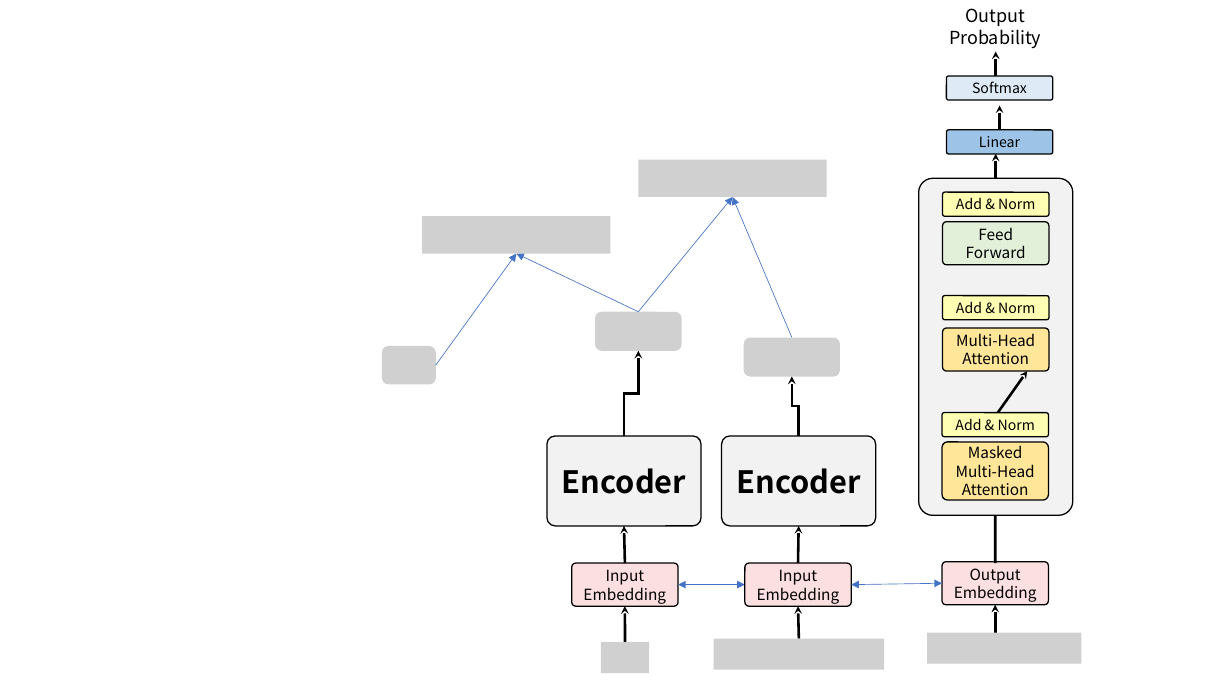
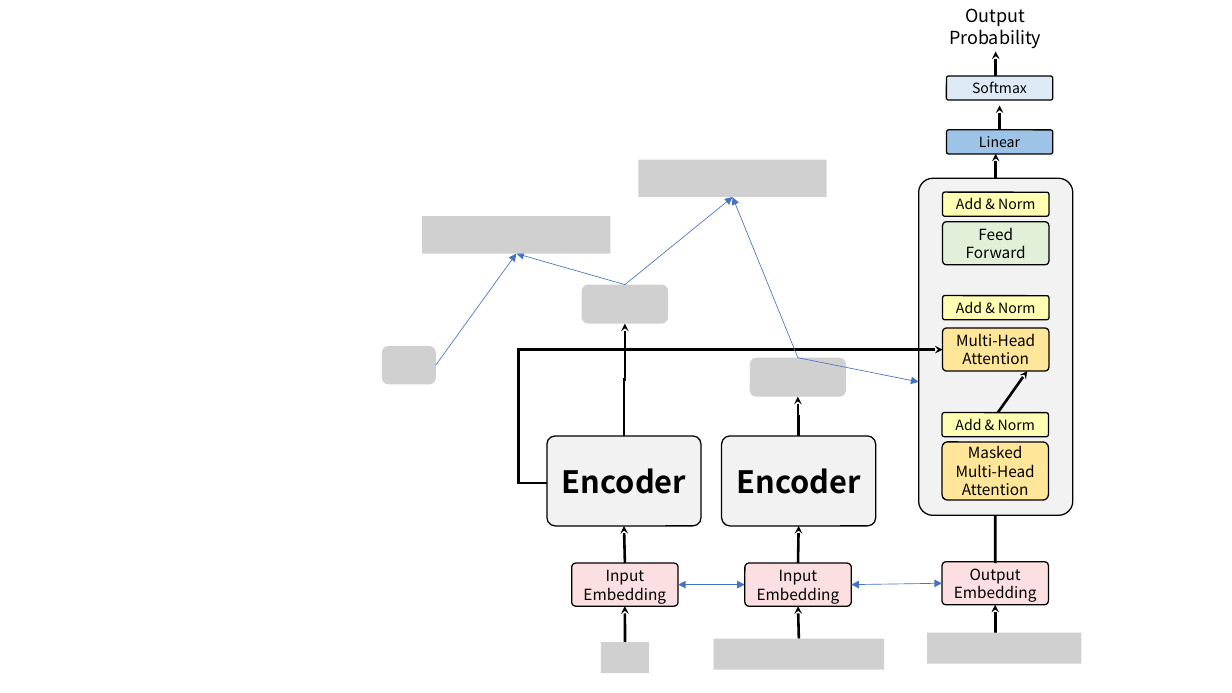
Before and after one commit to fxnnxc/text_summarization, a slide deck: slide 2 of docs/models.pptx. Drawn at 1232x693 pixels with LibreOffice and Linux fonts; fonts in the diff are those of the drawing; grey boxes stand for pictures. Boxes give left, top, right and bottom in pixels: in the first picture for what was removed or moved away, otherwise in the second. Text is boxed around its words. In the diff, an @@ line names an element or a change of style, - is before the commit and + after.

Commit message:
update readme

```diff
--- a/docs/models.pptx
+++ b/docs/models.pptx
@@ arrow moved from (639, 311) - (733, 197) to (625, 285) - (733, 197) @@
@@ arrow moved from (792, 337) - (733, 197) to (799, 358) - (733, 197) @@
@@ arrow moved from (639, 311) - (517, 253) to (625, 285) - (517, 253) @@
@@ picture added at bbox=[581, 285, 668, 323] @@
@@ picture removed at bbox=[595, 311, 682, 350] @@
@@ elbow arrow moved from (639, 351) - (624, 436) to (625, 323) - (624, 436) @@
@@ elbow arrow added from (547, 483) to (943, 349), #000000 2 pt @@
@@ picture: place and size @@
-picture at bbox=[744, 337, 840, 376]
+picture at bbox=[750, 358, 846, 396]
@@ arrow added from (799, 358) to (919, 382), #4472C4 0.5 pt @@
@@ elbow arrow moved from (792, 377) - (799, 436) to (799, 396) - (799, 436) @@
```
